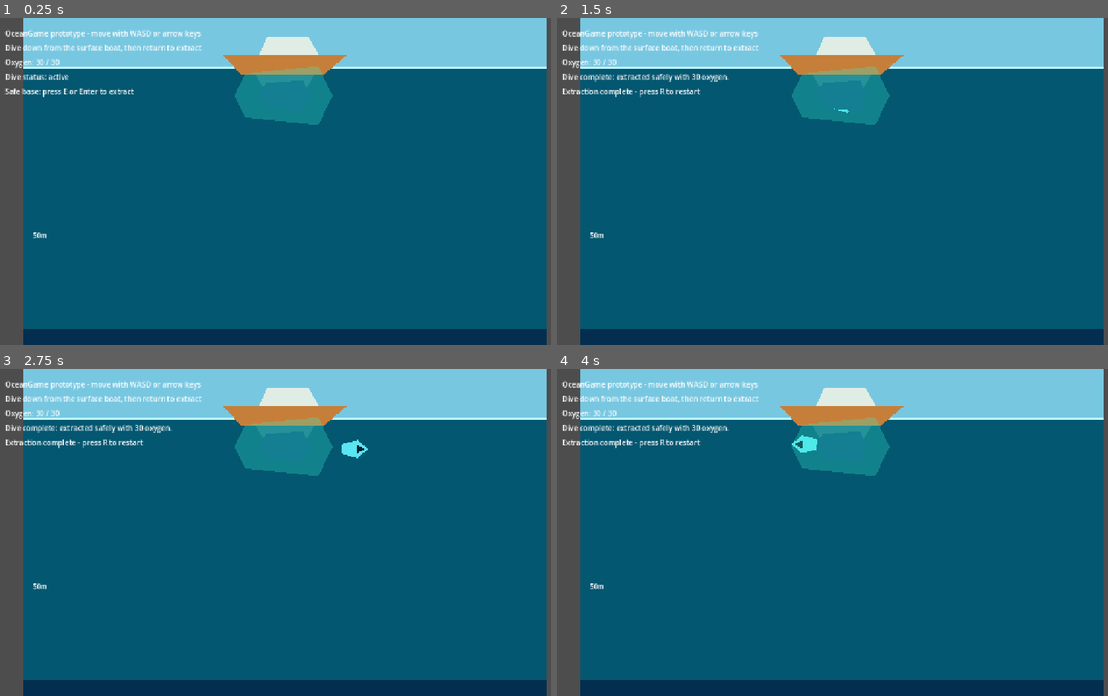
Above: before the commit, frames 1-4 (two rows, left to right).
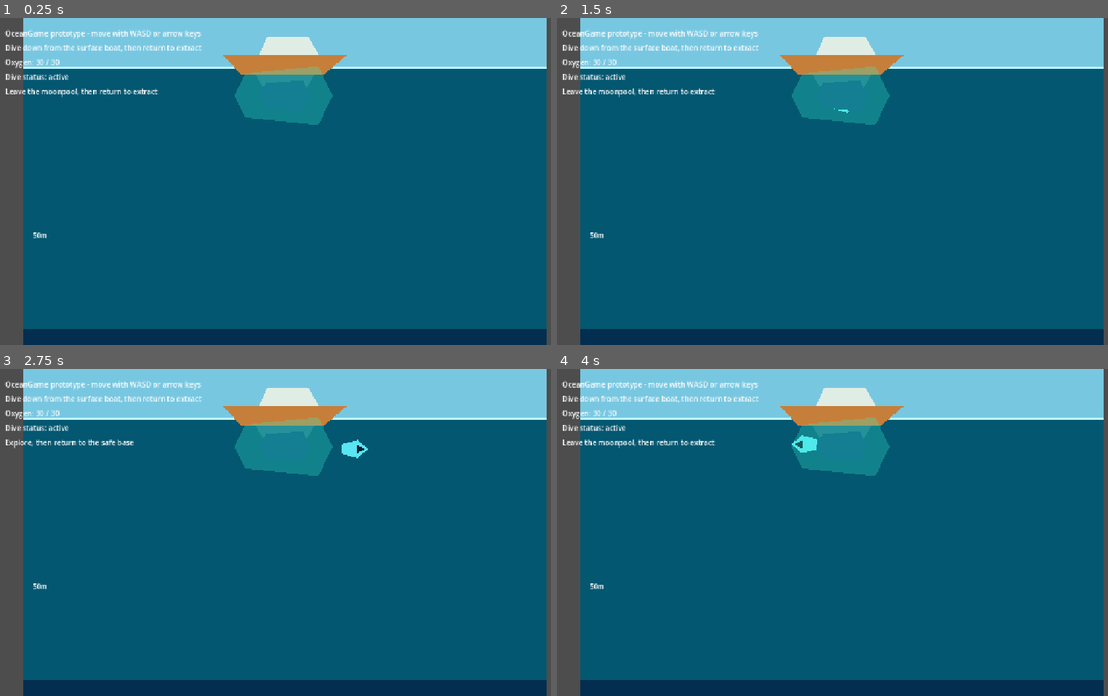
Above: after the commit, the same moments.

Repository: joeypshell/OceanGame
Game: Godot game, scene res://scenes/Main.tscn
Same seed, same stepped clock (60 frames per second), same inputs: the game is played once before the commit and once after it.
Inputs:
- Up to frame 1 (0.25 s): no input
- Up to frame 2 (1.5 s): tap E (interact) at 0.5, 0.6, 1.35 s; hold D (move_right) 0.53-1.28 s; tap R (restart_dive) at 1.25 s; hold S (move_down) from 1.28 s (still down)
- Up to frame 3 (2.75 s): tap R (restart_dive) at 2 s; release S (move_down) at 2.03 s; hold D (move_right) from 2.03 s (still down); tap E (interact) at 2.1 s
- Up to frame 4 (4 s): tap R (restart_dive) at 2.75, 3.5 s; release D (move_right) at 2.78 s; hold W (move_up) 2.78-3.53 s; tap E (interact) at 2.85, 3.6 s; hold A (move_left) from 3.53 s (still down)

The runs differ from the first frame. In frame 1, 0.3% of the frame differs, in the area x 0-29%, y 21-25%; in frame 2, 0.7%, in the area x 1-32%, y 17-25%; in frame 3, 0.6%; in frame 4, 0.7%.

Commit message:
Resolve #11 split dive and progression state

Diff:
--- /dev/null
+++ b/scripts/dive_session.gd
@@ -0,0 +1,45 @@
+class_name DiveSession
+extends RefCounted
+
+enum Result { DIVING, EXTRACTED, FAILED }
+
+var max_oxygen := 30.0
+var oxygen := 30.0
+var current_cargo: Array[String] = []
+var cargo_limit := 3
+var has_left_base := false
+var current_depth := 0.0
+var result := Result.DIVING
+
+func reset(new_max_oxygen: float) -> void:
+	max_oxygen = new_max_oxygen
+	oxygen = max_oxygen
+	current_cargo.clear()
+	has_left_base = false
+	current_depth = 0.0
+	result = Result.DIVING
+
+func drain_oxygen(amount: float) -> void:
+	if result != Result.DIVING:
+		return
+
+	oxygen = maxf(0.0, oxygen - amount)
+	if oxygen <= 0.0:
+		fail()
+
+func can_extract(player_in_base: bool) -> bool:
+	return result == Result.DIVING and player_in_base and has_left_base
+
+func extract() -> void:
+	result = Result.EXTRACTED
+
+func fail() -> void:
+	current_cargo.clear()
+	result = Result.FAILED
+
+func add_cargo(resource_id: String) -> bool:
+	if current_cargo.size() >= cargo_limit:
+		return false
+
+	current_cargo.append(resource_id)
+	return true
--- a/scripts/main.gd
+++ b/scripts/main.gd
@@ -1,10 +1,13 @@
 extends Node2D
 
-enum DiveState { DIVING, EXTRACTED, FAILED }
+const DiveSessionScript := preload("res://scripts/dive_session.gd")
+const ProgressionStateScript := preload("res://scripts/progression_state.gd")
 
 @export var max_oxygen := 30.0
 @export var oxygen_drain_per_second := 1.0
 @export var start_position := Vector2(640.0, 190.0)
+@export var surface_y := 120.0
+@export var pixels_per_meter := 10.0
 
 @onready var player: CharacterBody2D = $Player
 @onready var base_zone: Area2D = $BaseZone
@@ -12,22 +15,23 @@
 @onready var status_label: Label = $HUD/Status
 @onready var prompt_label: Label = $HUD/ExtractionPrompt
 
-var dive_state := DiveState.DIVING
+var dive_session := DiveSessionScript.new()
+var progression_state := ProgressionStateScript.new()
 var player_in_base := true
-var oxygen := max_oxygen
 
 func _ready() -> void:
 	base_zone.body_entered.connect(_on_base_zone_body_entered)
 	base_zone.body_exited.connect(_on_base_zone_body_exited)
-	oxygen = max_oxygen
+	dive_session.reset(max_oxygen)
 	_update_hud()
 
 func _process(delta: float) -> void:
-	if dive_state != DiveState.DIVING:
+	_update_depth()
+	if dive_session.result != DiveSessionScript.Result.DIVING:
 		return
 
-	oxygen = maxf(0.0, oxygen - oxygen_drain_per_second * delta)
-	if oxygen <= 0.0:
+	dive_session.drain_oxygen(oxygen_drain_per_second * delta)
+	if dive_session.result == DiveSessionScript.Result.FAILED:
 		_fail_dive()
 	else:
 		_update_hud()
@@ -39,21 +43,19 @@
 		_restart_dive()
 
 func _try_extract() -> void:
-	if dive_state != DiveState.DIVING or not player_in_base:
+	if not dive_session.can_extract(player_in_base):
 		return
 
-	dive_state = DiveState.EXTRACTED
-	status_label.text = "Dive complete: extracted safely with %d oxygen." % ceili(oxygen)
+	dive_session.extract()
+	status_label.text = "Dive complete: extracted safely with %d oxygen." % ceili(dive_session.oxygen)
 	_update_hud()
 
 func _fail_dive() -> void:
-	dive_state = DiveState.FAILED
 	status_label.text = "Dive failed: oxygen depleted. Cargo lost."
 	_update_hud()
 
 func _restart_dive() -> void:
-	dive_state = DiveState.DIVING
-	oxygen = max_oxygen
+	dive_session.reset(max_oxygen)
 	player.global_position = start_position
 	player.velocity = Vector2.ZERO
 	player_in_base = true
@@ -68,16 +70,24 @@
 func _on_base_zone_body_exited(body: Node2D) -> void:
 	if body == player:
 		player_in_base = false
+		dive_session.has_left_base = true
 		_update_hud()
 
+func _update_depth() -> void:
+	dive_session.current_depth = maxf(0.0, (player.global_position.y - surface_y) / pixels_per_meter)
+	progression_state.record_depth(dive_session.current_depth)
+
 func _update_hud() -> void:
-	oxygen_label.text = "Oxygen: %d / %d" % [ceili(oxygen), ceili(max_oxygen)]
+	oxygen_label.text = "Oxygen: %d / %d" % [ceili(dive_session.oxygen), ceili(dive_session.max_oxygen)]
 
-	if dive_state == DiveState.EXTRACTED:
+	if dive_session.result == DiveSessionScript.Result.EXTRACTED:
 		prompt_label.text = "Extraction complete - press R to restart"
-	elif dive_state == DiveState.FAILED:
+	elif dive_session.result == DiveSessionScript.Result.FAILED:
 		prompt_label.text = "Run failed - press R to restart"
 	elif player_in_base:
-		prompt_label.text = "Safe base: press E or Enter to extract"
+		if dive_session.has_left_base:
+			prompt_label.text = "Safe base: press E or Enter to extract"
+		else:
+			prompt_label.text = "Leave the moonpool, then return to extract"
 	else:
 		prompt_label.text = "Explore, then return to the safe base"
--- /dev/null
+++ b/scripts/progression_state.gd
@@ -0,0 +1,20 @@
+class_name ProgressionState
+extends RefCounted
+
+var banked_resources: Dictionary = {}
+var purchased_upgrades: Dictionary = {}
+var scan_discoveries: Dictionary = {}
+var best_depth_reached := 0.0
+
+func bank_cargo(cargo: Array[String]) -> void:
+	for resource_id in cargo:
+		banked_resources[resource_id] = int(banked_resources.get(resource_id, 0)) + 1
+
+func record_depth(depth: float) -> void:
+	best_depth_reached = maxf(best_depth_reached, depth)
+
+func has_upgrade(upgrade_id: String) -> bool:
+	return bool(purchased_upgrades.get(upgrade_id, false))
+
+func add_discovery(discovery_id: String) -> void:
+	scan_discoveries[discovery_id] = true
Not shown, changed: docs/current/GAMEPLAY.md
Not shown, changed: docs/current/ROADMAP.md
